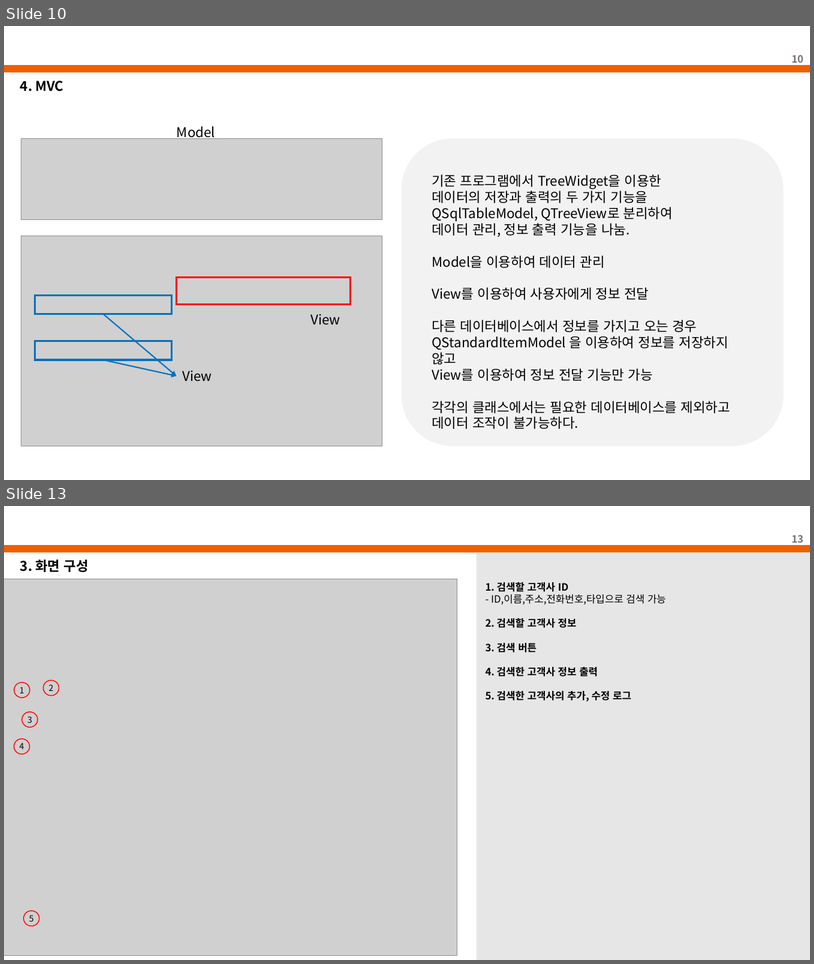
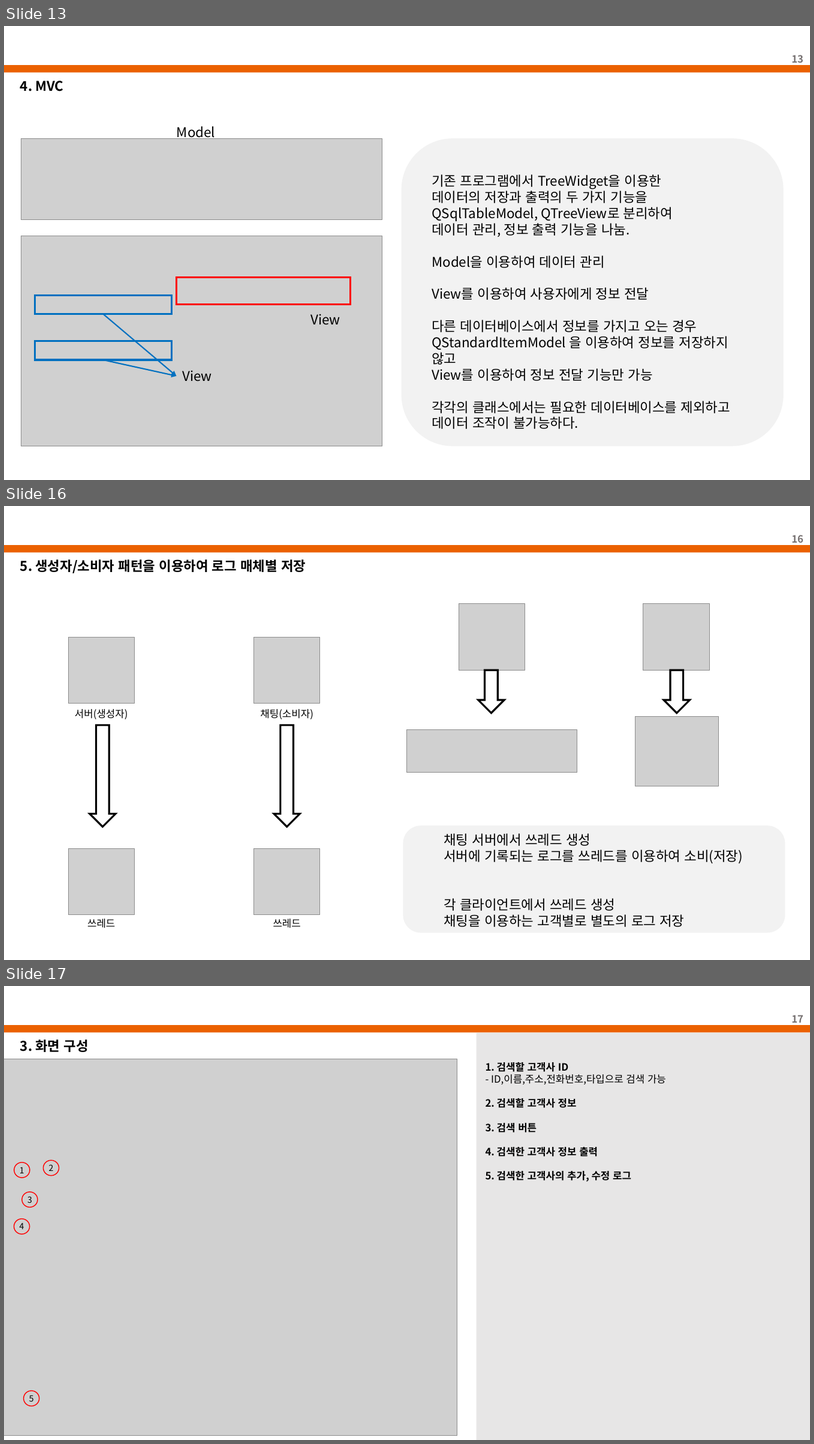
Before and after one commit to lee-jonggu/Oracle-DB, a slide deck: 3차 미니 프로젝트_이종구.pptx. Shown one above the other, each under a label of ours: slides 10 and 13 before the commit, slides 13, 16 and 17 after it; the slides between them are not shown. The pictures are 814x964 and 814x1444 pixels, drawn with LibreOffice and Linux fonts; fonts in the diff are those of the drawing; grey boxes stand for pictures; background and template pictures are left out. Boxes give left, top, right and bottom in pixels: in the first picture for what was removed or moved away, otherwise in the second. Text is boxed around its words. In the diff, an @@ line names an element or a change of style, - is before the commit and + after.

```diff
--- a/3차 미니 프로젝트_이종구.pptx
+++ b/3차 미니 프로젝트_이종구.pptx
@@ slide 16 added at [4,506,810,960], background #FFFFFF; not listed: 1 template element that a slide beside it also shows @@
@@ page number added at [792,535,804,546], 12 pt, text #767171, bold @@
+16
@@ text added at [20,559,306,573], 16 pt, text #000000, bold @@
+5. 생성자/소비자 패턴을 이용하여 로그 매체별 저장
@@ picture added at [459,604,526,670] @@
@@ picture added at [644,604,710,670] @@
@@ picture added at [68,637,135,703] @@
@@ picture added at [254,637,320,703] @@
@@ down arrow added at [478,670,504,713], outline #000000 2.25 pt @@
@@ down arrow added at [664,670,690,713], outline #000000 2.25 pt @@
@@ text added at [75,709,128,719], 12 pt, text #000000 @@
+서버(생성자)
@@ text added at [260,709,314,719], 12 pt, text #000000 @@
+채팅(소비자)
@@ picture added at [636,716,719,786] @@
@@ down arrow added at [90,725,116,826], outline #000000 2.25 pt @@
@@ down arrow added at [274,725,300,826], outline #000000 2.25 pt @@
@@ picture added at [408,730,578,773] @@
@@ rounded rectangle added at [403,825,786,933], fill #F2F2F2 @@
@@ text added at [444,833,743,927], 16 pt, text #000000 @@
+채팅 서버에서 쓰레드 생성
+서버에 기록되는 로그를 쓰레드를 이용하여 소비(저장)
+각 클라이언트에서 쓰레드 생성
+채팅을 이용하는 고객별로 별도의 로그 저장
@@ picture added at [68,849,135,915] @@
@@ picture added at [254,849,320,915] @@
@@ text added at [87,918,115,928], 12 pt, text #000000 @@
+쓰레드
@@ text added at [273,918,301,928], 12 pt, text #000000 @@
+쓰레드
@@ what was slide 10 is now slide 13 @@
@@ page number at [792,55,804,66]: text changed @@
-10
+13
@@ what was slide 13 is now slide 17 @@
@@ page number at [792,1015,804,1026]: text changed @@
-13
+17
```
Also in this commit, not shown: 3 slides changed, 4 other slides added, 1 slide removed.
